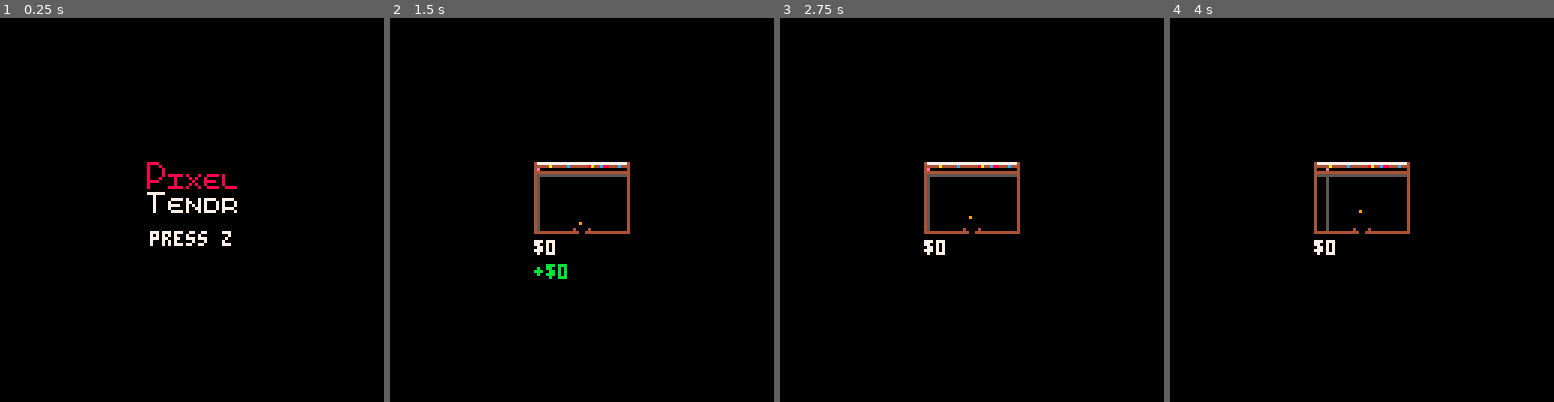
Above: before the commit, frames 1-4 (left to right).
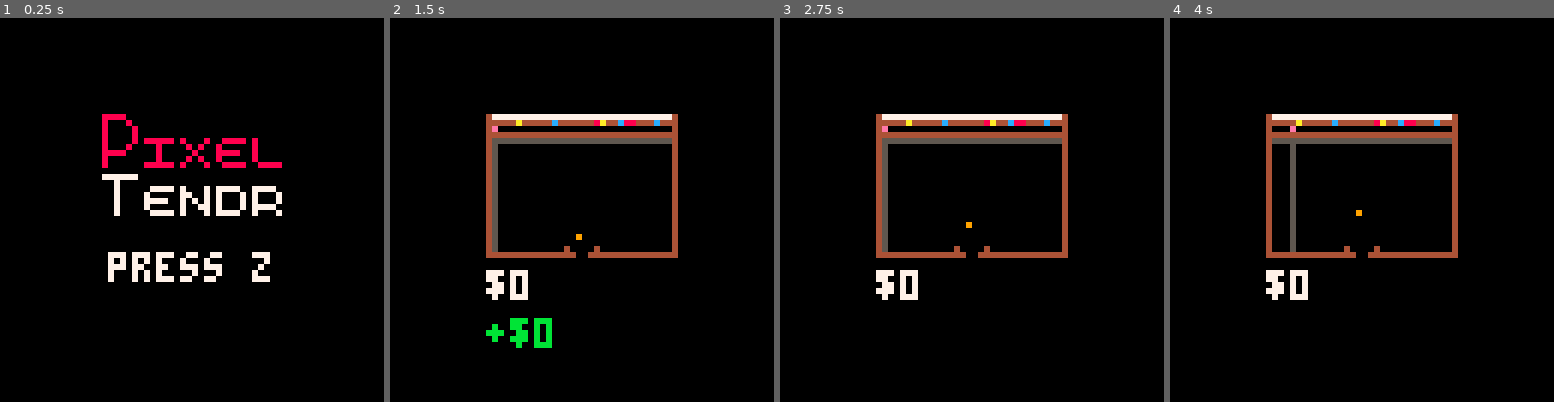
Above: after the commit, the same moments.

Repository: DebugDrawRay/pixeltender
Game: PICO-8 cartridge pixeltender.p8
The game is run twice, just before and just after one commit, with the same random seed, the same clock (stepped at 60 frames per second) and the same inputs.
Inputs:
- Up to frame 1 (0.25 s): no input
- Up to frame 2 (1.5 s): tap O (Z key) at 0.33, 0.7, 1.43 s
- Up to frame 3 (2.75 s): hold Left 1.97-2.37 s; tap O (Z key) at 2.22 s; hold Down from 2.42 s (still down)
- Up to frame 4 (4 s): release Down at 2.82 s; hold Right 2.87-3.53 s; tap O (Z key) at 3.1, 3.98 s; hold Up from 3.58 s (still down)

The runs differ from the first frame. In frame 1, 5.4% of the frame differs, in the area x 26-74%, y 25-69%; in frame 2, 8.2%, in the area x 25-75%, y 25-86%; in frame 3, 7.3%; in frame 4, 7.3%.

Commit message:
Added screen mode

Diff:
--- a/pixeltender.p8
+++ b/pixeltender.p8
@@ -2,8 +2,8 @@
 version 8
 __lua__
 bar = {}
-bar.x = 48
-bar.y = 48
+bar.x = 16
+bar.y = 16
 
 state = {}
 state.score = {}
@@ -90,6 +90,7 @@
 function _init()
 cls()
 show_title()
+poke(0x5f2c, 3)
 end
 
 function _update()
